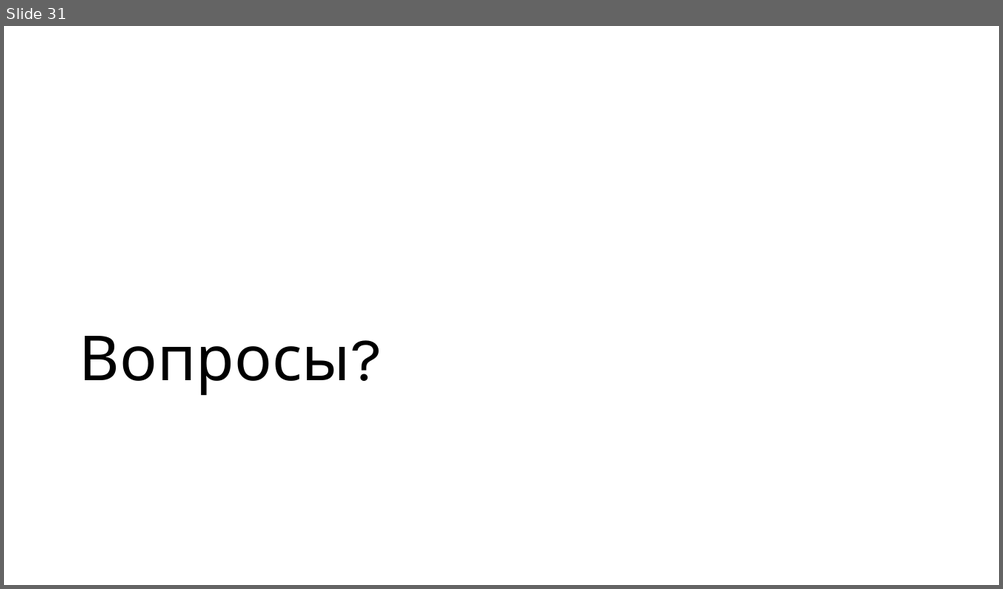
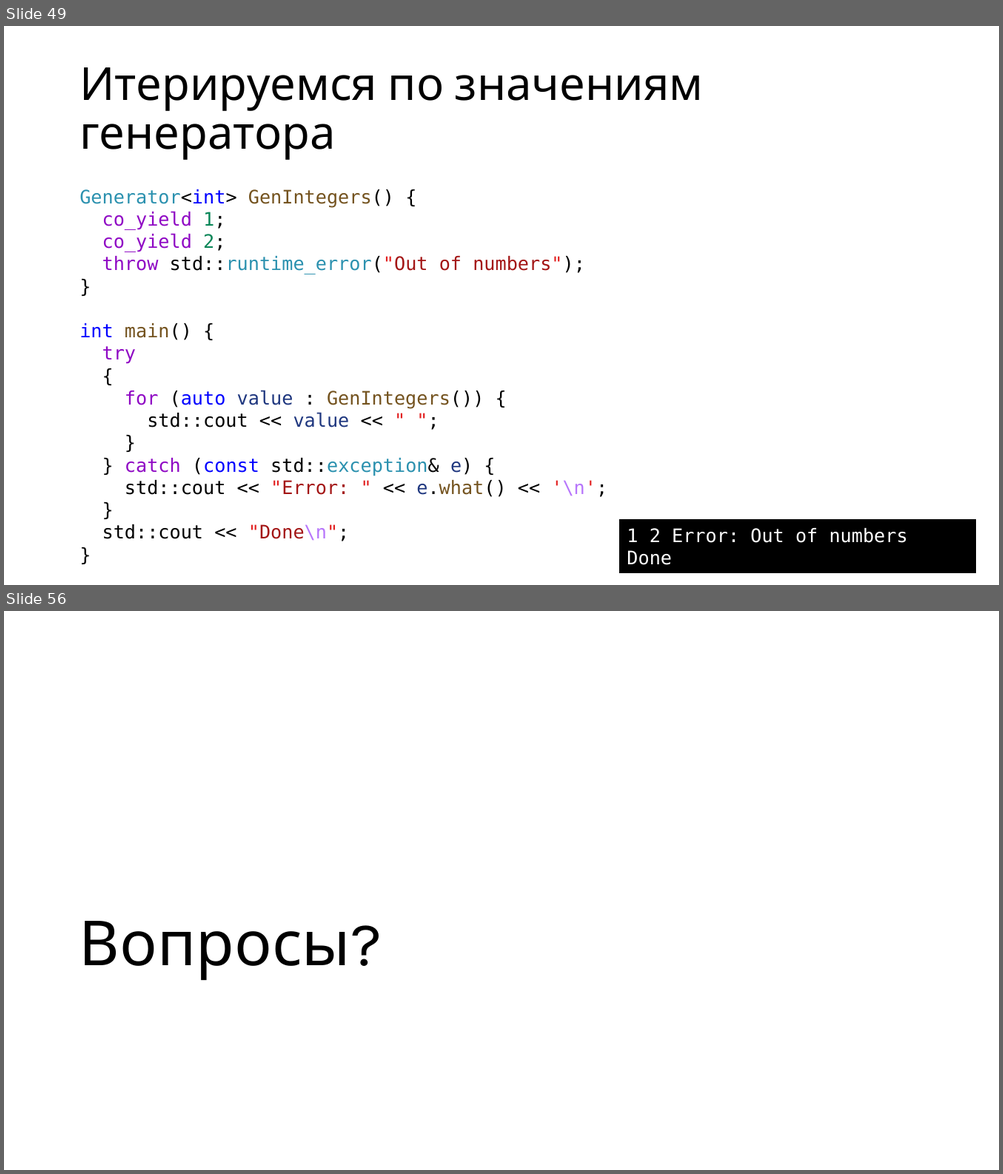
Before and after one commit to alexey-malov/pc, a slide deck: lectures/12/Coroutines.pptx. Shown one above the other, each under a label of ours: slide 31 before the commit, slides 49 and 56 after it; the slides between them are not shown. The pictures are 1003x589 and 1003x1174 pixels, drawn with LibreOffice and Linux fonts; fonts in the diff are those of the drawing. Boxes give left, top, right and bottom in pixels: in the first picture for what was removed or moved away, otherwise in the second. Text is boxed around its words. In the diff, an @@ line names an element or a change of style, - is before the commit and + after.

```diff
--- a/lectures/12/Coroutines.pptx
+++ b/lectures/12/Coroutines.pptx
@@ slide 49 added at (x1=4, y1=26, x2=999, y2=585), background #FFFFFF @@
@@ title added at (x1=79, y1=67, x2=703, y2=160), 44 pt, text #000000 @@
+Итерируемся по значениям генератора
@@ text added at (x1=79, y1=190, x2=607, y2=542), 18 pt, text #000000 @@
+Generator<int> GenIntegers() {
+co_yield 1;
+co_yield 2;
+throw std::runtime_error("Out of numbers");
+}
+int main() {
+try
+{
+for (auto value : GenIntegers()) {
+std::cout << value << " ";
+}
+} catch (const std::exception& e) {
+std::cout << "Error: " << e.what() << '\n';
+}
+std::cout << "Done\n";
+}
@@ rectangle added at (x1=620, y1=520, x2=975, y2=574), fill #000000, outline #000000 1.5 pt, 18 pt, text #FFFFFF @@
+1 2 Error: Out of numbers
+Done
@@ what was slide 31 is now slide 56 @@
```
Also in this commit, not shown: 2 slides changed, 24 other slides added, 12 other files.
